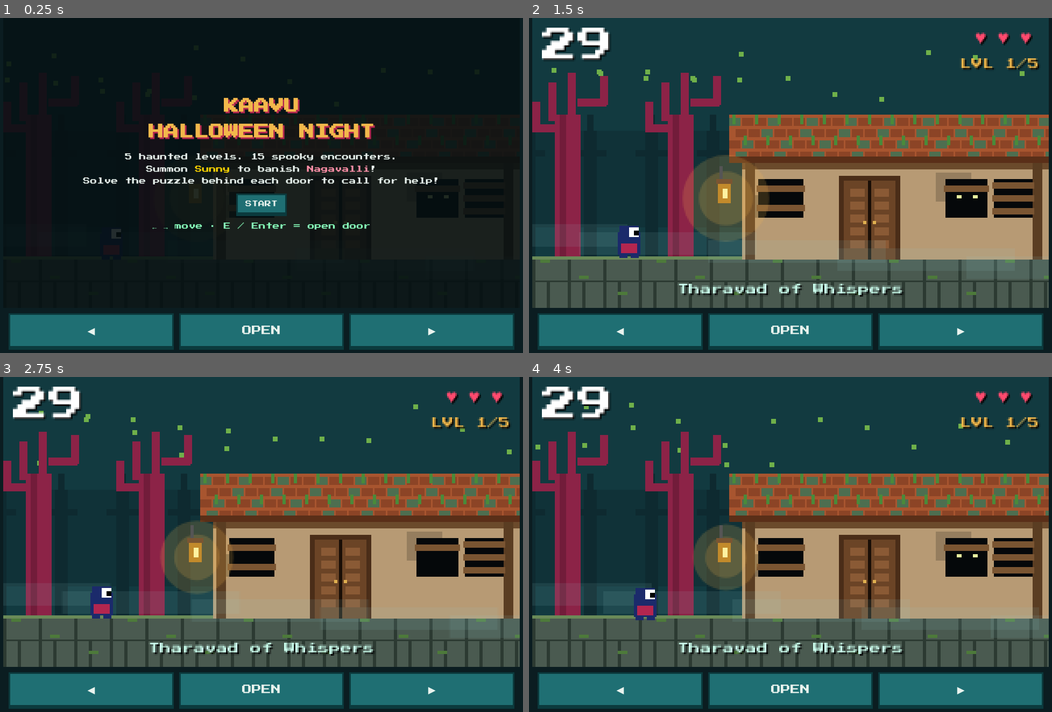
Above: before the commit, frames 1-4 (two rows, left to right).
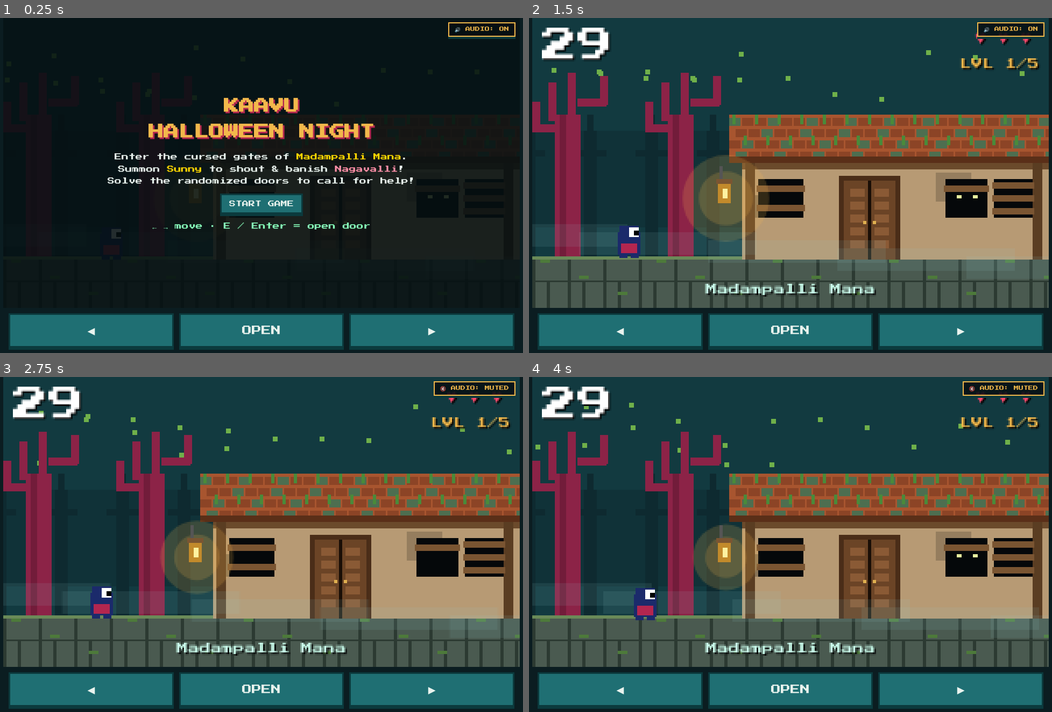
Above: after the commit, the same moments.

Repository: vthejas44-rgb/game
Game: browser game, page index.html
Two runs of this game, one before a commit and one after it. Both use one fixed random seed, a clock stepped at 60 frames per second and the inputs below.
Inputs (mouse positions are in pixels of both pictures, inside the frame that each line leads up to):
- Up to frame 1 (0.25 s): no input
- Up to frame 2 (1.5 s): click "START" (after the commit: "START GAME") at 0.27 s; click "ENTER THE HOUSE" at 0.52 s; hold Right from 1.03 s (still down); click (790, 192) at 1.07 s; tap Space at 1.1 s
- Up to frame 3 (2.75 s): release Right at 1.53 s; hold Left 1.58-2.15 s; tap Space at 1.6, 2.1, 2.6 s; click (156, 494) at 1.67 s; click (481, 390) at 2.02 s, where only the run after the commit has a clickable "🔊 AUDIO: ON"; hold Right from 2.2 s (still down); click (366, 477) at 2.27 s
- Up to frame 4 (4 s): release Right at 2.87 s; click (868, 581) at 2.87 s; hold Left 2.92-3.35 s; tap Space at 3.1, 3.6 s; hold Right 3.4-3.9 s; click (659, 594) at 3.47 s; hold Left from 3.95 s (still down)

The runs differ from the first frame. In frame 1, 2.7% of the frame differs, in the area x 15-99%, y 1-60%; in frame 2, 1.6%; in frame 3, 1.7%; in frame 4, 1.7%.

Commit message:
Rename Level 1 to Madampalli Mana, add horror BGM, GANGEEE shout voice & Nagavalli defeat retreat

Diff:
--- a/index.html
+++ b/index.html
@@ -3,7 +3,7 @@
 <head>
 <meta charset="utf-8">
 <meta name="viewport" content="width=device-width,initial-scale=1">
-<title>Kaavu: Halloween Night</title>
+<title>Kaavu: Madampalli Mana - Halloween Night</title>
 <link href="https://fonts.googleapis.com/css2?family=Press+Start+2P&display=swap" rel="stylesheet">
 <style>
   :root{--bg:#0b1d21;--ink:#e9f3ee;--gold:#f2b84b;--red:#b3264f;--teal:#1f6f73}
@@ -11,6 +11,9 @@
   html,body{margin:0;background:var(--bg);color:var(--ink);font-family:'Press Start 2P',monospace}
   #wrap{position:relative;max-width:960px;margin:0 auto;user-select:none;-webkit-user-select:none}
   canvas{width:100%;display:block;image-rendering:pixelated;image-rendering:crisp-edges;background:#000}
+  #soundBtn{position:absolute;top:8px;right:8px;background:rgba(5,15,18,.85);color:var(--gold);border:2px solid var(--gold);
+    padding:6px 10px;font-size:9px;cursor:pointer;z-index:20;display:flex;align-items:center;gap:4px}
+  #soundBtn:hover{background:var(--red);color:#fff}
   #panel{position:absolute;inset:0;display:none;align-items:center;justify-content:center;flex-direction:column;
     background:rgba(5,15,18,.88);text-align:center;padding:14px;gap:12px;font-size:clamp(8px,1.6vw,13px);line-height:1.7}
   #panel h1{font-size:clamp(14px,3.4vw,28px);margin:0;color:var(--gold);text-shadow:3px 3px 0 var(--red)}
@@ -35,6 +38,7 @@
 <body>
 <div id="wrap">
   <canvas id="c" width="320" height="180"></canvas>
+  <button id="soundBtn">🔊 AUDIO: ON</button>
   <button id="help" class="alt">CALL FOR HELP</button>
   <div id="panel"></div>
 </div>
@@ -44,12 +48,135 @@
 
 <script>
 /* ============================================================
-   KAAVU: HALLOWEEN NIGHT  –  Level 1: Sunny & Nagavalli
+   KAAVU: HALLOWEEN NIGHT  –  Madampalli Mana (Sunny & Nagavalli)
    ============================================================ */
 const W = 320, H = 180;
 const cv = document.getElementById('c'), ctx = cv.getContext('2d');
 ctx.imageSmoothingEnabled = false;
-const panel = document.getElementById('panel'), helpBtn = document.getElementById('help');
+const panel = document.getElementById('panel'), helpBtn = document.getElementById('help'), soundBtn = document.getElementById('soundBtn');
+
+/* ---------- AUDIO: SHOUT & HORROR MUSIC ENGINE ---------- */
+let audioEnabled = true;
+const shoutAudio = new Audio('assets/sunny_shout.mp3');
+shoutAudio.preload = 'auto';
+
+// Web Audio API Horror Music Synthesizer
+let audioCtx = null;
+let musicInterval = null;
+let droneOsc1 = null, droneOsc2 = null, droneGain = null;
+
+function initAudio(){
+  if(audioCtx) return;
+  try {
+    const AudioContextClass = window.AudioContext || window.webkitAudioContext;
+    audioCtx = new AudioContextClass();
+    startHorrorMusic();
+  } catch(e){
+    console.log("AudioContext not supported", e);
+  }
+}
+
+function startHorrorMusic(){
+  if(!audioCtx || !audioEnabled) return;
+  if(audioCtx.state === 'suspended') audioCtx.resume();
+  if(droneOsc1) return; // already playing
+
+  // 1. Deep Sub-Bass Horror Drone
+  const masterMusicGain = audioCtx.createGain();
+  masterMusicGain.gain.setValueAtTime(0.22, audioCtx.currentTime);
+  masterMusicGain.connect(audioCtx.destination);
+  droneGain = masterMusicGain;
+
+  const filter = audioCtx.createBiquadFilter();
+  filter.type = "lowpass";
+  filter.frequency.setValueAtTime(140, audioCtx.currentTime);
+  filter.connect(masterMusicGain);
+
+  droneOsc1 = audioCtx.createOscillator();
+  droneOsc1.type = "sawtooth";
+  droneOsc1.frequency.setValueAtTime(55, audioCtx.currentTime); // low A1 note
+  droneOsc1.connect(filter);
+  droneOsc1.start();
+
+  droneOsc2 = audioCtx.createOscillator();
+  droneOsc2.type = "triangle";
+  droneOsc2.frequency.setValueAtTime(57.5, audioCtx.currentTime); // eerie binaural detune
+  droneOsc2.connect(filter);
+  droneOsc2.start();
+
+  // 2. Haunting horror notes (diminished / harmonic minor bell tones)
+  const horrorNotes = [
+    523.25, 554.37, 659.25, 698.46, 783.99, 830.61, 987.77, 1046.50
+  ];
+  let noteStep = 0;
+  musicInterval = setInterval(()=>{
+    if(!audioEnabled || !audioCtx || G.state === "over") return;
+    const isFight = (G.state === "fight");
+
+    // Play eerie glass bell tone
+    if(Math.random() > (isFight ? 0.15 : 0.35)){
+      const freq = horrorNotes[noteStep % horrorNotes.length];
+      playHorrorBell(freq, isFight ? 0.14 : 0.08);
+      noteStep = (noteStep + (Math.random() > 0.4 ? 1 : 2)) % horrorNotes.length;
+    }
+
+    // Creepy heartbeat thud
+    playHeartbeat(isFight);
+  }, 450);
+}
+
+function playHorrorBell(freq, vol){
+  if(!audioCtx || !audioEnabled) return;
+  const osc = audioCtx.createOscillator();
+  const gain = audioCtx.createGain();
+  osc.type = "sine";
+  osc.frequency.setValueAtTime(freq, audioCtx.currentTime);
+
+  gain.gain.setValueAtTime(vol, audioCtx.currentTime);
+  gain.gain.exponentialRampToValueAtTime(0.0001, audioCtx.currentTime + 1.2);
+
+  osc.connect(gain);
+  gain.connect(audioCtx.destination);
+  osc.start();
+  osc.stop(audioCtx.currentTime + 1.25);
+}
+
+function playHeartbeat(isFight){
+  if(!audioCtx || !audioEnabled) return;
+  const osc = audioCtx.createOscillator();
+  const gain = audioCtx.createGain();
+  osc.type = "triangle";
+  osc.frequency.setValueAtTime(isFight ? 75 : 55, audioCtx.currentTime);
+  osc.frequency.exponentialRampToValueAtTime(30, audioCtx.currentTime + 0.18);
+
+  const vol = isFight ? 0.35 : 0.16;
+  gain.gain.setValueAtTime(vol, audioCtx.currentTime);
+  gain.gain.exponentialRampToValueAtTime(0.001, audioCtx.currentTime + 0.22);
+
+  osc.connect(gain);
+  gain.connect(audioCtx.destination);
+  osc.start();
+  osc.stop(audioCtx.currentTime + 0.25);
+}
+
+function playSunnyShout(){
+  if(!audioEnabled) return;
+  try {
+    shoutAudio.currentTime = 0;
+    shoutAudio.play().catch(e => console.log("Shout play failed:", e));
+  } catch(e){}
+}
+
+soundBtn.onclick = ()=>{
+  audioEnabled = !audioEnabled;
+  soundBtn.textContent = audioEnabled ? "🔊 AUDIO: ON" : "🔇 AUDIO: MUTED";
+  if(!audioEnabled){
+    if(droneGain) droneGain.gain.setValueAtTime(0, audioCtx.currentTime);
+  } else {
+    initAudio();
+    if(droneGain && audioCtx) droneGain.gain.setValueAtTime(0.22, audioCtx.currentTime);
+  }
+};
 
 /* ---------- PRELOAD ASSETS ---------- */
 const IMGS = {};
@@ -63,7 +190,7 @@
 
 /* ---------- GAME DATA ---------- */
 const LEVELS = [
-  { name: "Tharavad of Whispers", sky: "#123a40", tree: "#8c2347",
+  { name: "Madampalli Mana", sky: "#123a40", tree: "#8c2347",
     hero: { name: "Sunny", robe: "#b32626", glow: "#ffd700", img: "sunny" },
     bosses: [
       { name: "Nagavalli", col: "#e8c850", f: "hair", img: "nagavalli" },
@@ -95,6 +222,7 @@
 const TRIVIA = [
   ["In Manichitrathazhu, which spirit haunts the Thekkini?", ["Nagavalli","Kuttichathan","Karinkali"], 0],
   ["Who played the iconic exorcist Dr. Sunny?", ["Mohanlal","Mammootty","Suresh Gopi"], 0],
+  ["What is the ancestral palace called in Manichitrathazhu?", ["Madampalli Mana","Varikkasseri","Arakkal"], 0],
   ["Onam sadya is served on which leaf?", ["Banana leaf","Teak leaf","Lotus leaf"], 0],
   ["Kathakali is a classical art of which state?", ["Kerala","Punjab","Assam"], 0],
   ["'Chakka' is the Malayalam word for which fruit?", ["Jackfruit","Mango","Papaya"], 0],
@@ -102,7 +230,6 @@
   ["Vallam Kali is a famous ___ race.", ["Boat","Bull","Horse"], 0],
   ["Pookkalam is made during which festival?", ["Onam","Holi","Pongal"], 0],
   ["Which coconut-oil-rich cuisine is Kerala known for?", ["Appam & stew","Pav bhaji","Dhokla"], 0],
-  ["The giant Chinese fishing nets are in?", ["Fort Kochi","Jaipur","Hampi"], 0],
 ];
 const BOSS_TIME = 29;
 
@@ -204,13 +331,13 @@
     const sy = 148 - sh + floatY;
 
     // Ghostly Yakshi aura
-    ctx.fillStyle = "rgba(255, 60, 60, 0.25)";
+    ctx.fillStyle = (G.phase === "zap") ? "rgba(255, 120, 40, 0.4)" : "rgba(255, 60, 60, 0.25)";
     ctx.beginPath();
     ctx.arc(x + sw/2, sy + sh/2, 30, 0, 6.3);
     ctx.fill();
 
-    // Zap shake effect
-    const shake = (G.phase === "zap") ? (Math.random() - 0.5) * 5 : 0;
+    // Zap defeat shake & spin
+    const shake = (G.phase === "zap") ? (Math.random() - 0.5) * 6 : 0;
     ctx.drawImage(img, Math.round(x + shake), Math.round(sy), sw, sh);
   } else {
     // Procedural Fallback Sprite
@@ -273,30 +400,73 @@
   drawBackground(G.t); drawFog(G.t);
   ctx.fillStyle="rgba(120,0,40,"+(0.18*(1-G.timer/BOSS_TIME))+")"; ctx.fillRect(0,0,W,H);
   const boss = theme().bosses[G.door];
-  const bx = 70 + 180*Math.max(0,G.timer/BOSS_TIME);
-  const alpha = G.phase==="zap" ? Math.max(0,1-G.zapT/1.1) : 1;
+
+  // Base boss X position
+  const baseX = 70 + 180*Math.max(0,G.timer/BOSS_TIME);
+  // When zapped, Nagavalli gets defeated and retreats backwards off the screen to the right!
+  const retreatX = (G.phase === "zap") ? (G.zapT * 110) : 0;
+  const currentBx = baseX + retreatX;
+  const alpha = G.phase==="zap" ? Math.max(0,1-G.zapT/1.8) : 1;
+
   drawPlayer(24,130,G.t,1);
-  drawBoss(bx, 108 + Math.sin(G.t*3)*3, boss, G.t, alpha);
-  txt(boss.name,bx+18,92,7,"#ff9db2",'center');
+  drawBoss(currentBx, 108 + Math.sin(G.t*3)*3, boss, G.t, alpha);
+  if(alpha > 0.2){
+    txt(boss.name, currentBx+18, 92, 7, "#ff9db2", 'center');
+  }
 
   if(G.phase==="hero"||G.phase==="zap"){
     drawHero(G.heroX,112,theme().hero,G.t);
     txt(theme().hero.name,G.heroX+18,92,7,theme().hero.glow,'center');
+
     if(G.phase==="zap"){
-      ctx.fillStyle=theme().hero.glow;
-      ctx.globalAlpha=Math.max(0,.9-G.zapT);
+      // Screen Exorcism Flash
+      ctx.fillStyle = theme().hero.glow;
+      ctx.globalAlpha = Math.max(0,.9-G.zapT*0.7);
       ctx.fillRect(0,0,W,H);
-      ctx.globalAlpha=1;
-
-      // Golden exorcism beam from Sunny to Nagavalli
+      ctx.globalAlpha = 1;
+
+      // Golden Holy Energy Blast pushing Nagavalli back
       ctx.strokeStyle = "#ffd700";
-      ctx.lineWidth = 3;
+      ctx.lineWidth = 4;
       ctx.beginPath();
       ctx.moveTo(G.heroX + 32, 122);
-      ctx.lineTo(bx + 18, 122);
+      ctx.lineTo(currentBx + 16, 122);
       ctx.stroke();
 
-      for(let i=0;i<12;i++){R(bx+rnd(0,36),120+rnd(-24,24),3,3,theme().hero.glow)}
+      // Energy particles striking Nagavalli backwards
+      for(let i=0;i<14;i++){
+        R(currentBx + rnd(-5,35), 118 + rnd(-28,28), 3, 3, (i%2) ? "#ffd700" : "#ff4a6e");
+      }
+
+      // SHOUTING "GANGEEE!!!" from Sunny
+      const shakeX = (Math.random() - 0.5) * 4;
+      const shakeY = (Math.random() - 0.5) * 4;
+      const bubbleX = G.heroX + 22 + shakeX;
+      const bubbleY = 72 + shakeY;
+
+      // Speech bubble background
+      ctx.fillStyle = "#fff8db";
+      ctx.strokeStyle = "#b3264f";
+      ctx.lineWidth = 2;
+      ctx.beginPath();
+      ctx.rect(bubbleX - 38, bubbleY - 14, 76, 20);
+      ctx.fill();
+      ctx.stroke();
+
+      // Bubble pointer down to Sunny
+      ctx.beginPath();
+      ctx.moveTo(bubbleX - 6, bubbleY + 6);
+      ctx.lineTo(bubbleX, bubbleY + 14);
+      ctx.lineTo(bubbleX + 6, bubbleY + 6);
+      ctx.fillStyle = "#fff8db";
+      ctx.fill();
+      ctx.stroke();
+
+      // Bold shouting text
+      ctx.font = "bold 9px 'Press Start 2P', monospace";
+      ctx.textAlign = "center";
+      ctx.fillStyle = "#b3264f";
+      ctx.fillText("GANGEEE!", bubbleX, bubbleY);
     }
   }
 }
@@ -316,11 +486,19 @@
   if(G.state==="fight"){
     if(G.phase==="wait"){ G.timer-=dt; if(G.timer<=0) caught(); }
     else if(G.phase==="hero"){
-      G.heroX+=130*dt;
+      G.heroX+=140*dt;
       const bx=70+180*Math.max(0,G.timer/BOSS_TIME);
-      if(G.heroX>=bx-32){G.phase="zap";G.zapT=0}
+      if(G.heroX>=bx-34){
+        G.phase="zap";
+        G.zapT=0;
+        playSunnyShout();
+      }
     }
-    else if(G.phase==="zap"){ G.zapT+=dt; if(G.zapT>1.3) bossDown(); }
+    else if(G.phase==="zap"){
+      G.zapT+=dt;
+      // After Nagavalli retreats back and shout completes, proceed
+      if(G.zapT>1.85) bossDown();
+    }
   }
 }
 function draw(){
@@ -335,10 +513,14 @@
 function showTitle(){
   G.state="title";
   showPanel(`<h1>KAAVU<br>HALLOWEEN NIGHT</h1>
-    <div>5 haunted levels. 15 spooky encounters.<br>Summon <span style="color:#ffd700">Sunny</span> to banish <span style="color:#ff8fa8">Nagavalli</span>!<br>Solve the puzzle behind each door to call for help!</div>
-    <div class="row"><button id="go">START</button></div>
+    <div>Enter the cursed gates of <span style="color:#ffd700">Madampalli Mana</span>.<br>Summon <span style="color:#ffd700">Sunny</span> to shout & banish <span style="color:#ff8fa8">Nagavalli</span>!<br>Solve the randomized doors to call for help!</div>
+    <div class="row"><button id="go">START GAME</button></div>
     <div style="color:#8fb">← → move · E / Enter = open door</div>`);
-  document.getElementById("go").onclick=()=>{G.lvl=0;G.lives=3;G.keys=0;startLevel()};
+  document.getElementById("go").onclick=()=>{
+    initAudio();
+    G.lvl=0;G.lives=3;G.keys=0;
+    startLevel();
+  };
 }
 
 function startLevel(){
@@ -355,11 +537,14 @@
     ${preview}
     <div>Your ally this level:<br><span style="color:${L.hero.glow}">${L.hero.name}</span></div>
     <div class="row"><button id="go">ENTER THE HOUSE</button></div>`);
-  document.getElementById("go").onclick=closePanel;
+  document.getElementById("go").onclick=()=>{
+    initAudio();
+    closePanel();
+  };
 }
 
 function showDoors(){
-  // Randomize puzzles for Door 1, Door 2, and Door 3 initially upon opening
+  // Randomize Door 1, Door 2, and Door 3 puzzle types initially upon opening
   G.doorPuzzles = shuffle(ALL_PUZZLE_TYPES);
 
   showPanel(`<h2>CHOOSE A DOOR</h2><div>Each door holds a random challenge...</div>
@@ -374,7 +559,7 @@
 
 function enterDoor(i){
   G.door=i;
-  // Use randomized puzzle type for this door
+  // Use randomized puzzle for this specific door
   G.currentPuzzle = G.doorPuzzles ? G.doorPuzzles[i] : ALL_PUZZLE_TYPES[i];
   G.state="fight";G.phase="wait";G.timer=BOSS_TIME;G.heroX=-30;
   const boss=theme().bosses[i];
@@ -390,7 +575,7 @@
 function caught(){
   G.lives--;helpBtn.style.display="none";
   if(G.lives<=0){ G.state="over";
-    showPanel(`<h1>YOU WERE CAUGHT</h1><div>The kaavu claims another soul...</div><div class="row"><button class="alt" id="go">TRY AGAIN</button></div>`);
+    showPanel(`<h1>YOU WERE CAUGHT</h1><div>Madampalli Mana claims another soul...</div><div class="row"><button class="alt" id="go">TRY AGAIN</button></div>`);
     document.getElementById("go").onclick=showTitle; return; }
   G.state="walk";G.px=20;
   showPanel(`<h2>CAUGHT!</h2><div>Lives left: ${"♥".repeat(G.lives)}</div><div class="row"><button id="go">BACK TO THE DOORS</button></div>`);
@@ -400,9 +585,9 @@
 function bossDown(){
   G.keys++;G.lvl++;G.state="walk";G.phase="wait";helpBtn.style.display="none";
   if(G.lvl>=LEVELS.length){
-    showPanel(`<h1>YOU WIN!</h1><div>All spirits banished.<br>Dawn breaks over the kaavu. Happy Halloween!</div><div class="row"><button id="go">PLAY AGAIN</button></div>`);
+    showPanel(`<h1>YOU WIN!</h1><div>All spirits banished from Madampalli Mana.<br>Dawn breaks over the kaavu. Happy Halloween!</div><div class="row"><button id="go">PLAY AGAIN</button></div>`);
     document.getElementById("go").onclick=showTitle; return; }
-  showPanel(`<h2>KEY COLLECTED!</h2><div>${G.keys} / 5 keys</div><div class="row"><button id="go">NEXT LEVEL</button></div>`);
+  showPanel(`<h2>NAGAVALLI BANISHED!</h2><div>Key collected (${G.keys} / 5 keys)</div><div class="row"><button id="go">NEXT LEVEL</button></div>`);
   document.getElementById("go").onclick=startLevel;
 }
 
@@ -451,6 +636,7 @@
 /* ---------- INPUT ---------- */
 function action(){ if(G.state==="walk"&&!panelOpen()&&nearDoor()) showDoors(); }
 addEventListener("keydown",e=>{
+  initAudio();
   if(["ArrowLeft","a","A"].includes(e.key))keys.left=true;
   if(["ArrowRight","d","D"].includes(e.key))keys.right=true;
   if(["e","E","Enter"," "].includes(e.key)){ if(!panelOpen()) {action(); e.preventDefault()} }
@@ -459,9 +645,12 @@
   if(["ArrowLeft","a","A"].includes(e.key))keys.left=false;
   if(["ArrowRight","d","D"].includes(e.key))keys.right=false;
 });
-const hold=(id,k)=>{const b=document.getElementById(id);["pointerdown"].forEach(ev=>b.addEventListener(ev,e=>{e.preventDefault();keys[k]=true}));["pointerup","pointerleave","pointercancel"].forEach(ev=>b.addEventListener(ev,()=>keys[k]=false))};
+const hold=(id,k)=>{const b=document.getElementById(id);["pointerdown"].forEach(ev=>b.addEventListener(ev,e=>{initAudio();e.preventDefault();keys[k]=true}));["pointerup","pointerleave","pointercancel"].forEach(ev=>b.addEventListener(ev,()=>keys[k]=false))};
 hold("bL","left");hold("bR","right");
-document.getElementById("bA").addEventListener("pointerdown",e=>{e.preventDefault();action()});
+document.getElementById("bA").addEventListener("pointerdown",e=>{initAudio();e.preventDefault();action()});
+
+// User click anywhere unlocks audio
+document.addEventListener("click", ()=>initAudio(), {once:true});
 
 showTitle(); requestAnimationFrame(loop);
 </script>
Not shown, added: assets/sunny_shout.mp3
